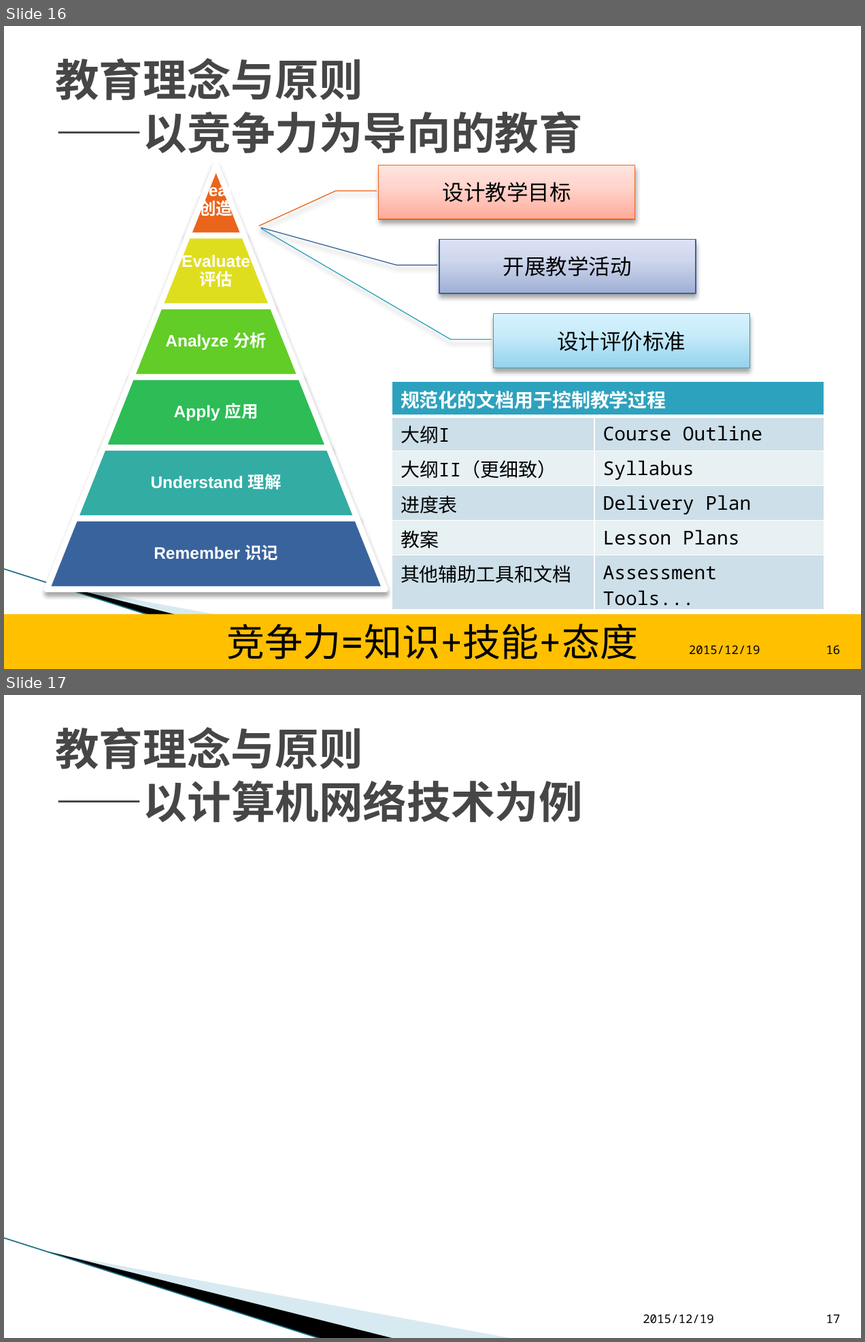
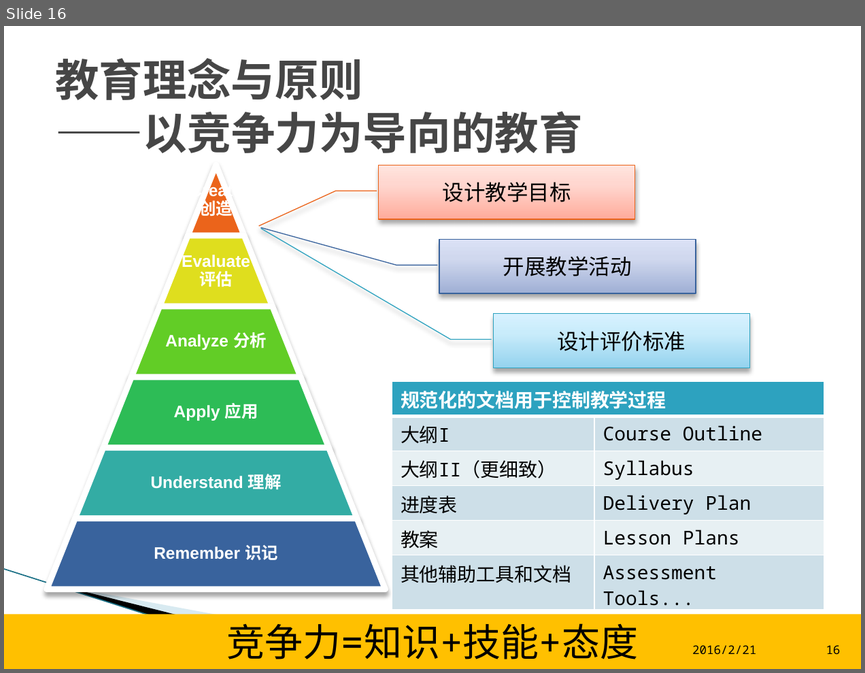
Before and after one commit to L3w1s-L1u/_outline, a slide deck: _Holland_College/赴加培训工作汇报.pptx. Shown one above the other, each under a label of ours: slides 16 and 17 before the commit, slide 16 after it. The pictures are 865x1342 and 865x673 pixels, drawn with LibreOffice and Linux fonts; fonts in the diff are those of the drawing; background and template pictures are left out. Boxes give left, top, right and bottom in pixels: in the first picture for what was removed or moved away, otherwise in the second. Text is boxed around its words. In the diff, an @@ line names an element or a change of style, - is before the commit and + after.

```diff
--- a/_Holland_College/赴加培训工作汇报.pptx
+++ b/_Holland_College/赴加培训工作汇报.pptx
@@ slide 17 removed at box(4, 695, 861, 1338), background #FFFFFF; not listed: 3 template elements that a slide beside it also shows @@
@@ title removed at box(55, 727, 583, 822) @@
-教育理念与原则
-——以计算机网络技术为例
@@ text removed at box(643, 1314, 714, 1323) @@
-2015/12/19
@@ page number removed at box(826, 1314, 840, 1323) @@
-17
@@ slide 16 changed as well @@
@@ text at box(692, 645, 756, 654): text changed @@
-2015/12/19
+2016/2/21
```
Also in this commit, not shown: 19 other slides changed, 3 other files.
